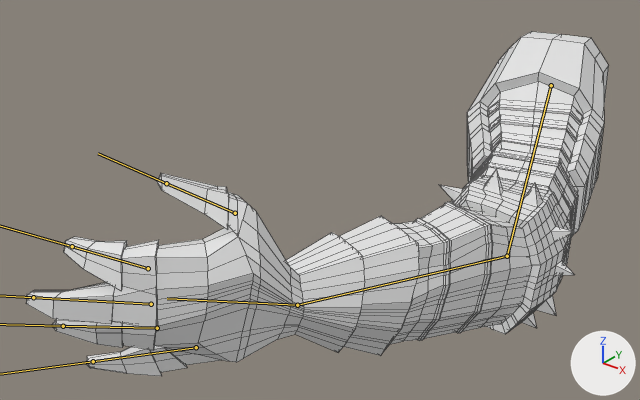
What one commit did to the FBX model Assets/Models/PlayerModels/PlayerArm/ArmModel.fbx.
One viewpoint serves both versions: a 50 mm lens placed at (2.32, -4.14, 2.4), pointed at (-0.59, -0.49, 0.14). Every picture has the same lights, and +X, +Y and +Z are marked at lower right. Both versions are drawn at frame 19 of the action 'ArmBones|ArmIdle'; the numbers are the values there. The bones that bend it are drawn over the model as lines. Mesh edges are drawn as thin lines.

Names of what the first picture shows: 'ArmArmoredLow'.
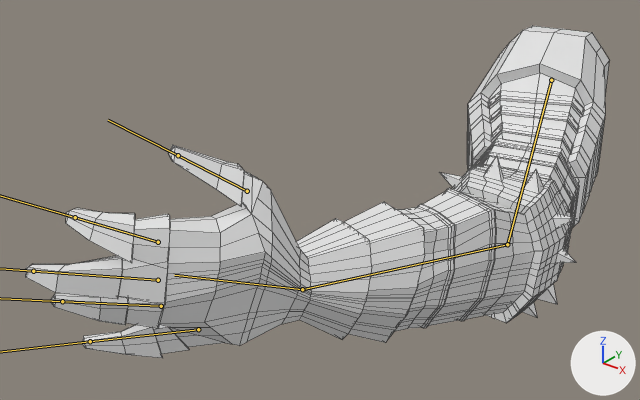
What the commit changed:
Bone 'UpperArm' (bone_upperarm) moves from (-0.011, 0.023, 0.136) to (-0.007, 0.016, 0.095).
Bone 'UpperArm' (bone_upperarm) turns from (4, 1, 0) to (3, 1, 0) degrees about its own x, y and z.
Bone 'ForeArm' (bone_forearm) turns from (-16, -2, 0) to (-16, -2, -1) degrees about its own x, y and z.
Bone 'ForeArm.001' (bone_forearm_001) turns from (-2, 2, 0) to (-6, 3, -2) degrees about its own x, y and z.
Bone 'Pointer2' (bone_pointer2) turns from (2, -7, 17) to (1, -5, 12) degrees about its own x, y and z.
Bone 'Middle2' (bone_middle2) turns from (2, -1, 13) to (1, -1, 9) degrees about its own x, y and z.

Pixel boxes (x1, y1, x2, y2) of what changed, in the pictures (640 x 400 px):
'ArmArmoredLow', posed: before (26, 31, 609, 376); after (26, 26, 610, 358)
bone 'UpperArm', root to tip: before (551, 85) to (507, 256); after (551, 80) to (507, 244)
bone 'ForeArm', root to tip: before (507, 256) to (297, 305); after (507, 244) to (302, 289)
bone 'ForeArm.001', root to tip: before (297, 305) to (167, 298); after (302, 289) to (174, 275)
bone 'Pointer2', root to tip: before (148, 268) to (72, 246); after (158, 242) to (75, 217)
bone 'Middle2', root to tip: before (151, 304) to (33, 297); after (158, 280) to (33, 271)
